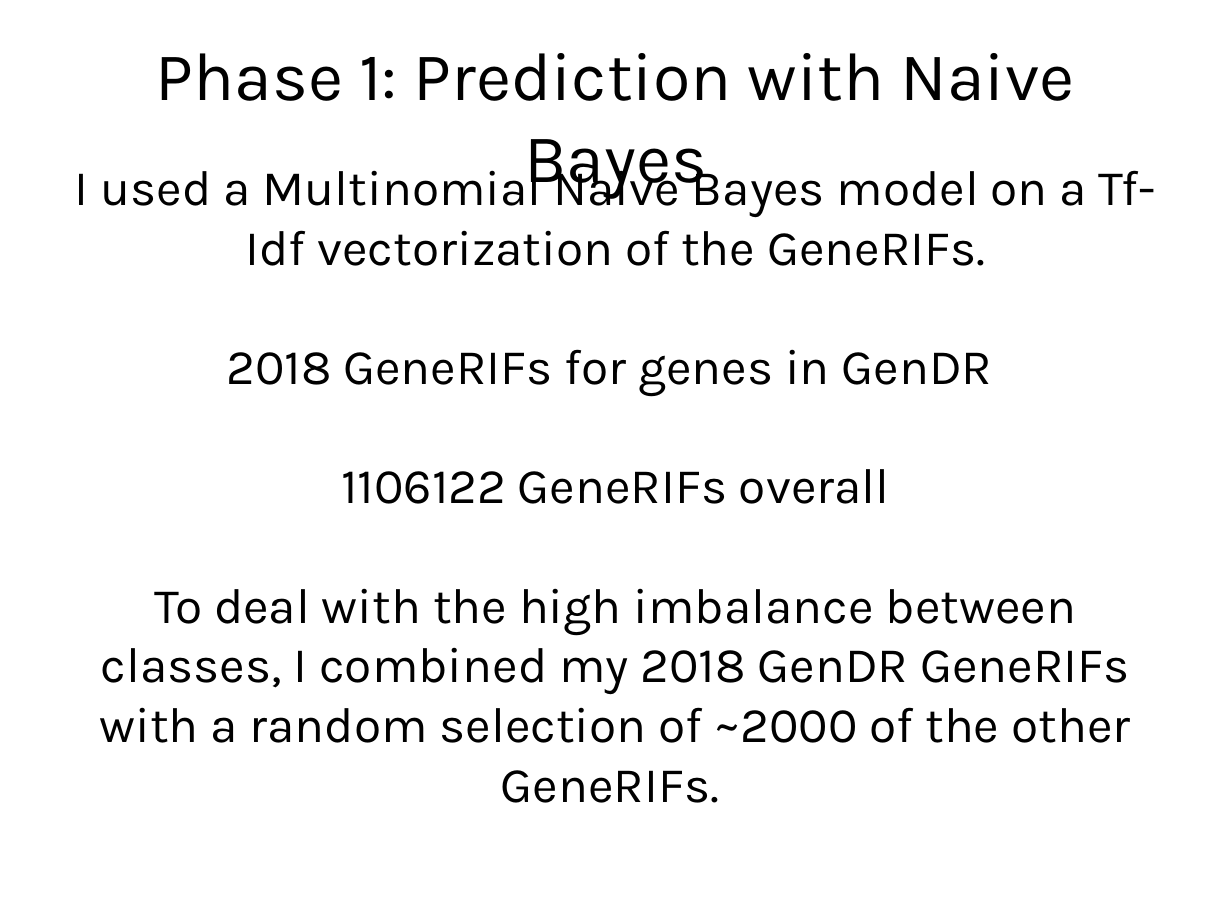
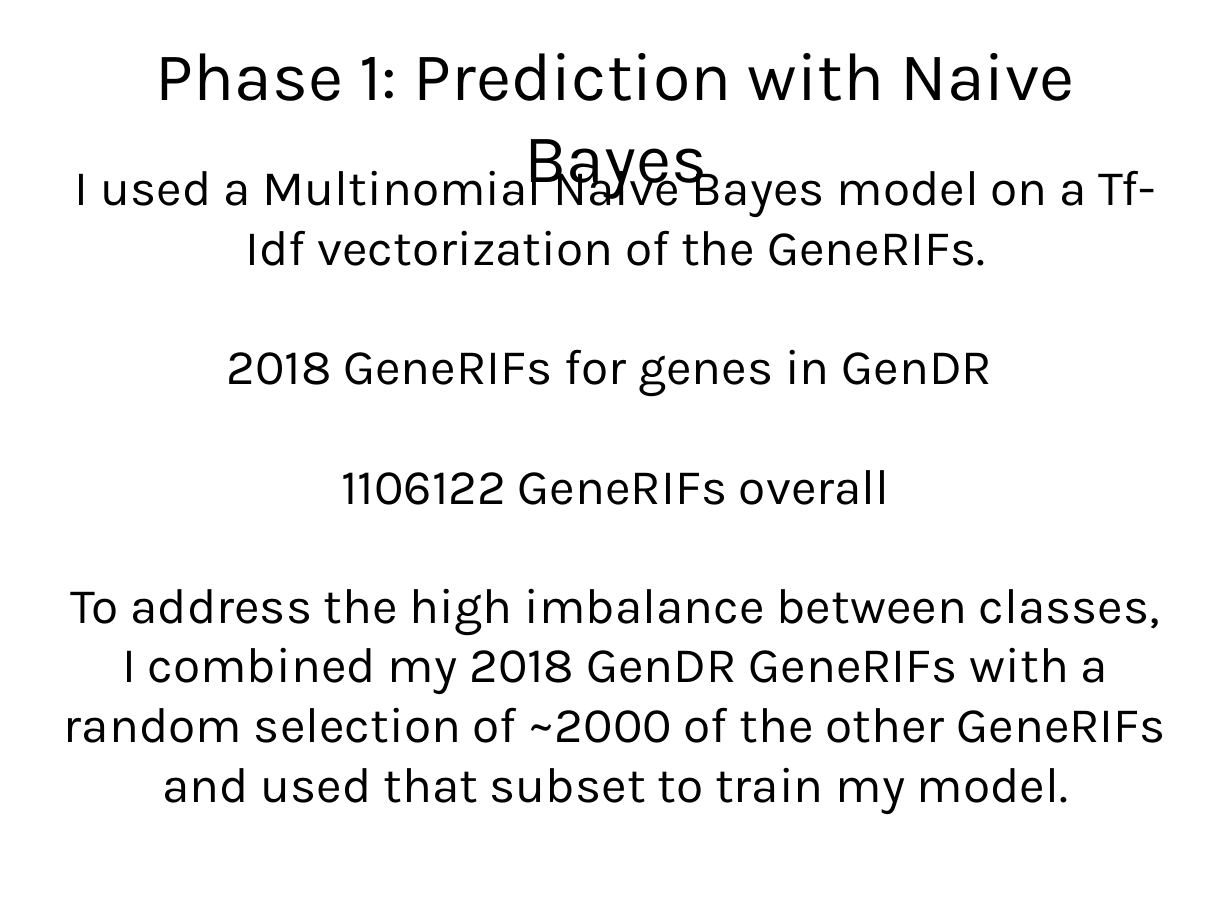
Before and after one commit to DeepwaterCreations/genDR-generif-analysis, a slide deck: slide 6 of presentation.odp. Drawn at 1232x924 pixels with LibreOffice and Linux fonts; fonts in the diff are those of the drawing. Boxes give left, top, right and bottom in pixels: in the first picture for what was removed or moved away, otherwise in the second. Text is boxed around its words. In the diff, an @@ line names an element or a change of style, - is before the commit and + after.

Commit message:
Minor slide text tweak

```diff
--- a/presentation.odp
+++ b/presentation.odp
@@ subtitle "I used a Multinomial Naive ...": place and size @@
-subtitle "I used a Multinomial Naive ..." at [75, 161, 1156, 803]
+subtitle "I used a Multinomial Naive ..." at [64, 161, 1166, 814]
@@ subtitle at [64, 588, 1166, 814]: text changed @@
-To deal with the high imbalance between classes, I combined my 2018 GenDR GeneRIFs with a random selection of ~2000 of the other GeneRIFs.
+To address the high imbalance between classes, I combined my 2018 GenDR GeneRIFs with a random selection of ~2000 of the other GeneRIFs and used that subset to train my model.
```
